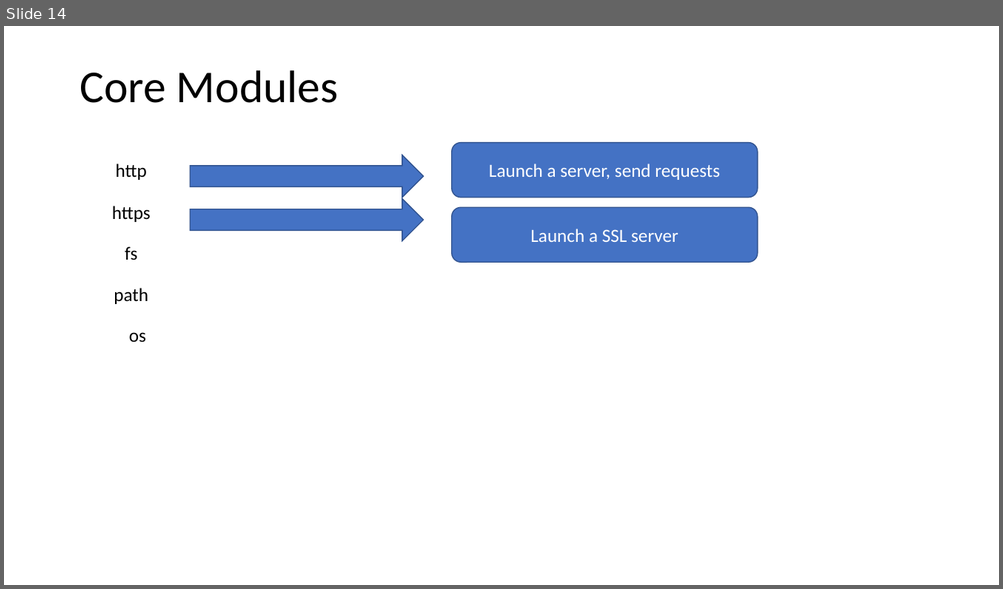
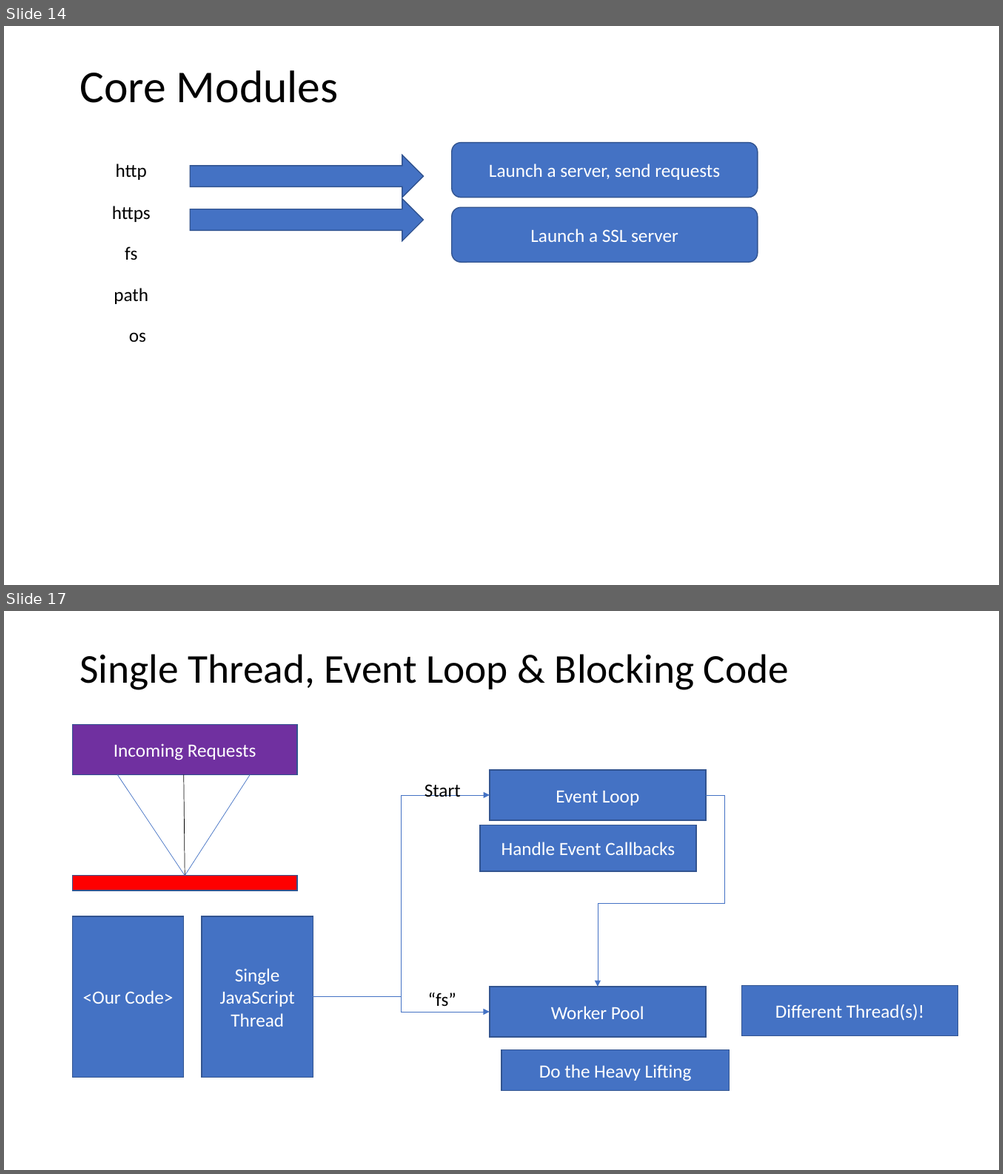
Before and after one commit to PiyushChaturvedii/batch03, a slide deck: What is Node.pptx. Shown one above the other, each under a label of ours: slide 14 before the commit, slides 14 and 17 after it; the slides between them are not shown. The pictures are 1003x589 and 1003x1174 pixels, drawn with LibreOffice and Linux fonts; fonts in the diff are those of the drawing. Boxes give left, top, right and bottom in pixels: in the first picture for what was removed or moved away, otherwise in the second. Text is boxed around its words. In the diff, an @@ line names an element or a change of style, - is before the commit and + after.

```diff
--- a/What is Node.pptx
+++ b/What is Node.pptx
@@ slide 17 added at [4, 611, 999, 1170], background #FFFFFF @@
@@ title added at [79, 654, 788, 690], 39.6 pt, text #000000 @@
+Single Thread, Event Loop & Blocking Code
@@ rectangle added at [73, 724, 297, 775], fill #7030A0, outline #325491 1 pt, 18 pt, text #FFFFFF @@
+Incoming Requests
@@ line added from (117, 775) to (185, 876), #4472C4 0.5 pt @@
@@ line added from (184, 775) to (185, 876), #000000 0.5 pt @@
@@ line added from (250, 775) to (185, 876), #4472C4 0.5 pt @@
@@ text added at [424, 784, 461, 797], 18 pt, text #000000 @@
+Start
@@ rectangle added at [489, 770, 706, 820], fill #4472C4, outline #325491 1 pt, 18 pt, text #FFFFFF @@
+Event Loop
@@ elbow arrow added from (313, 997) to (489, 795), #4472C4 0.5 pt @@
@@ elbow arrow added from (706, 795) to (598, 987), #4472C4 0.5 pt @@
@@ rectangle added at [480, 825, 697, 871], fill #4472C4, outline #325491 1 pt, 18 pt, text #FFFFFF @@
+Handle Event Callbacks
@@ rectangle added at [73, 876, 297, 891], fill #FF0000, outline #325491 1 pt @@
@@ rectangle added at [73, 917, 184, 1077], fill #4472C4, outline #325491 1 pt, 18 pt, text #FFFFFF @@
+<Our Code>
@@ rectangle added at [202, 917, 313, 1077], fill #4472C4, outline #325491 1 pt, 18 pt, text #FFFFFF @@
+Single JavaScript Thread
@@ rectangle added at [489, 987, 706, 1038], fill #4472C4, outline #325491 1 pt, 18 pt, text #FFFFFF @@
+Worker Pool
@@ rectangle added at [742, 985, 959, 1037], fill #4472C4, outline #325491 1 pt, 18 pt, text #FFFFFF @@
+Different Thread(s)!
@@ elbow arrow added from (313, 997) to (489, 1012), #4472C4 0.5 pt @@
@@ text added at [428, 993, 456, 1007], 18 pt, text #000000 @@
+“fs”
@@ rectangle added at [502, 1051, 729, 1091], fill #4472C4, outline #325491 1 pt, 18 pt, text #FFFFFF @@
+Do the Heavy Lifting
```
Also in this commit, not shown: 8 other slides added, 10 other files.
